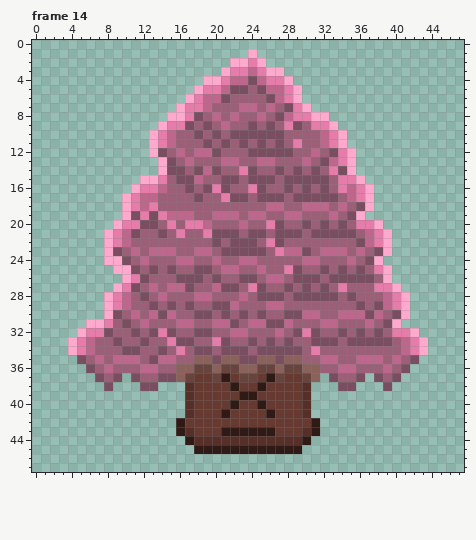
Edited in one commit: pixel-art file (Assets/Sprites/TileMap/Forest/BossTreeBoss spawn.aseprite). The picture above was drawn from the file before the commit.
48x48 pixels, 14 frames. Shown: frame 14.
Once edited:
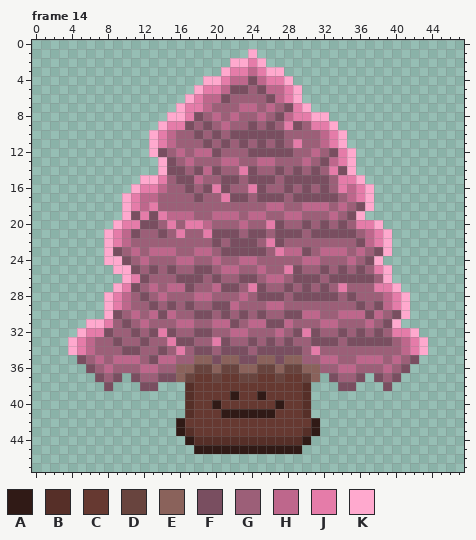
Palette (. is transparent): A #301a16  B #562f28  C #663931  D #68443e  E #8a625b  F #794e60  G #9c5f78  H #be678c  J #e57ca9  K #ffa9ce
What changed:
{"where": "frame 14"}
{"frame":14,"y":37,"x":21,"old":"A","new":"C"}
{"frame":14,"y":37,"x":26,"old":"A","new":"C"}
{"frame":14,"y":38,"x":22,"old":"A","new":"C"}
{"frame":14,"y":38,"x":25,"old":"A","new":"C"}
{"frame":14,"y":39,"x":22,"old":"CAAC","new":"ACCA"}
{"frame":14,"y":40,"x":20,"old":"C","new":"A"}
{"frame":14,"y":40,"x":22,"old":"A","new":"C"}
{"frame":14,"y":40,"x":25,"old":"A","new":"C"}
{"frame":14,"y":40,"x":27,"old":"C","new":"A"}
{"frame":14,"y":41,"x":22,"old":"CCCC","new":"AAAA"}
{"frame":14,"y":43,"x":21,"old":"AAAAAA","new":"CCCCCC"}
{"label":"changed","picture_box":[212,373,284,436]}
